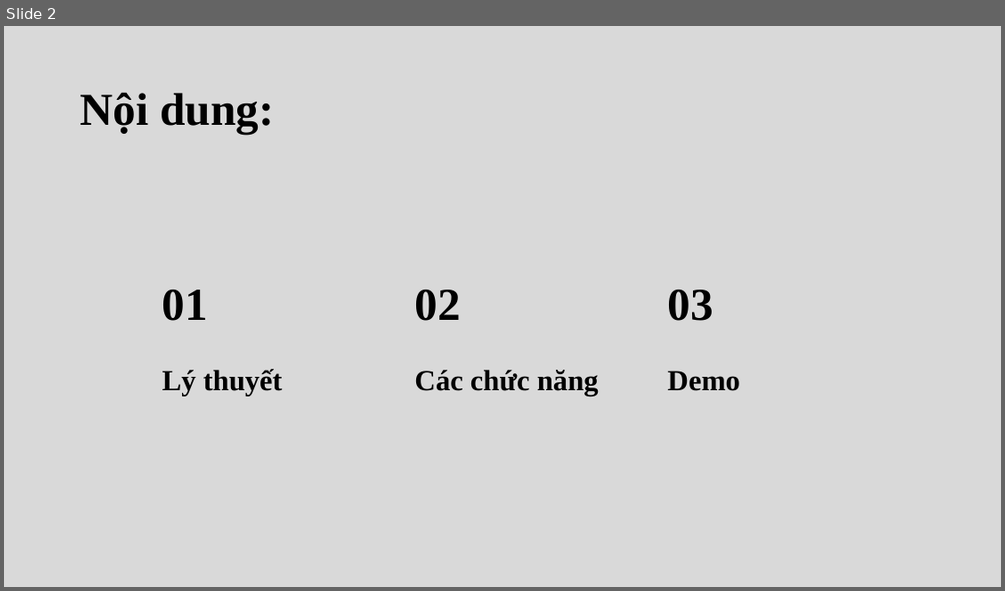
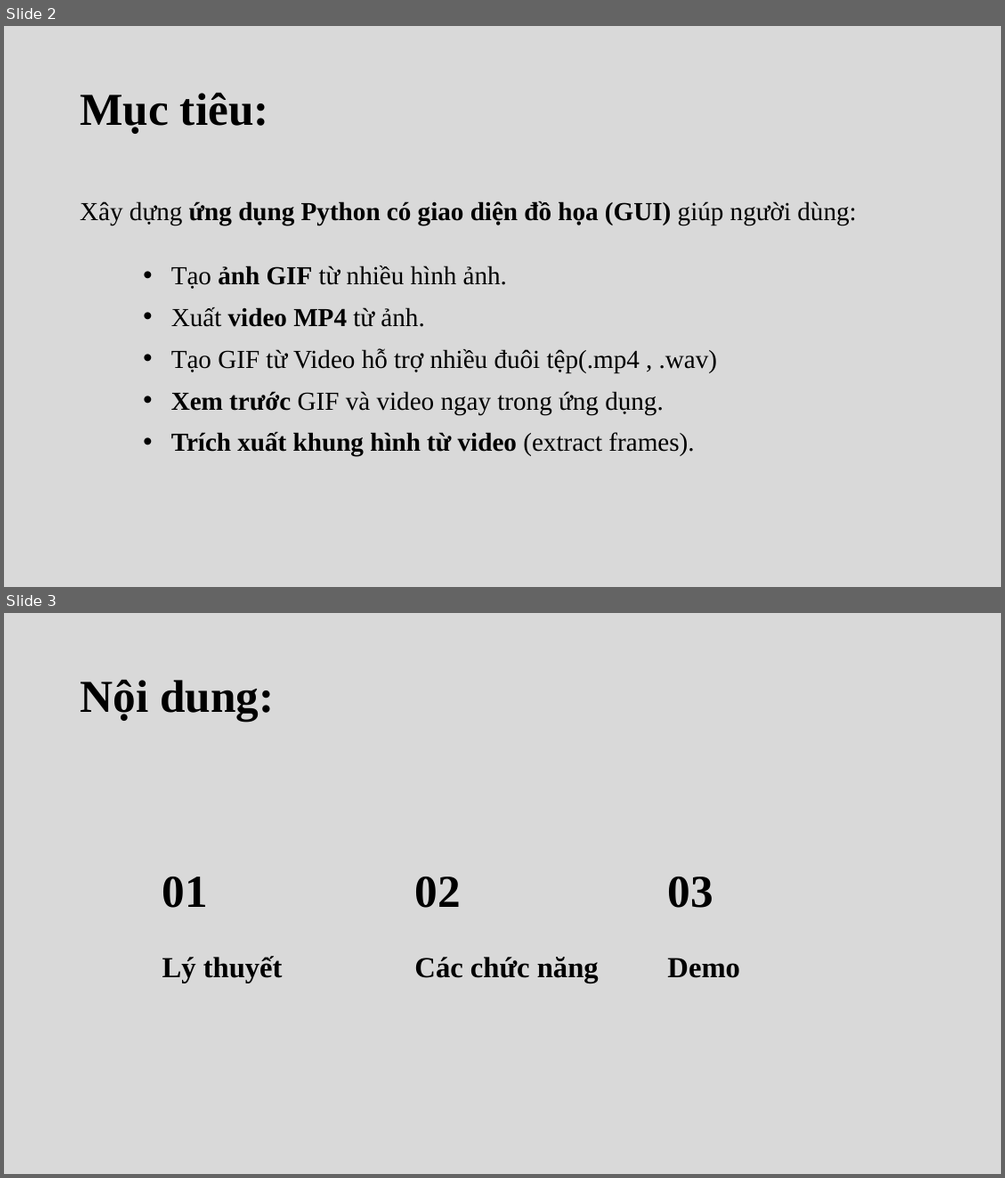
Before and after one commit to Duckkeip/xulyanh2, a slide deck: BaocaotieuluanPP.pptx. Shown one above the other, each under a label of ours: slide 2 before the commit, slides 2 and 3 after it. The pictures are 1005x591 and 1005x1178 pixels, drawn with LibreOffice and Linux fonts; fonts in the diff are those of the drawing. Boxes give left, top, right and bottom in pixels: in the first picture for what was removed or moved away, otherwise in the second. Text is boxed around its words. In the diff, an @@ line names an element or a change of style, - is before the commit and + after.

```diff
--- a/BaocaotieuluanPP.pptx
+++ b/BaocaotieuluanPP.pptx
@@ slide 2 added at (4, 26, 1001, 587), background #D9D9D9 @@
@@ text added at (80, 92, 269, 134), 44 pt, text #000000, bold @@
+Mục tiêu:
@@ text added at (80, 200, 856, 224), 25 pt, text #000000, bold @@
+Xây dựng ứng dụng Python có giao diện đồ họa (GUI) giúp người dùng:
@@ text added at (171, 265, 717, 456), 25 pt, text #000000 @@
+• Tạo ảnh GIF từ nhiều hình ảnh.
+• Xuất video MP4 từ ảnh.
+• Tạo GIF từ Video hỗ trợ nhiều đuôi tệp(.mp4 , .wav)
+• Xem trước GIF và video ngay trong ứng dụng.
+• Trích xuất khung hình từ video (extract frames).
@@ what was slide 2 is now slide 3 @@
```
Also in this commit, not shown: 2 slides changed, 4 other files.
